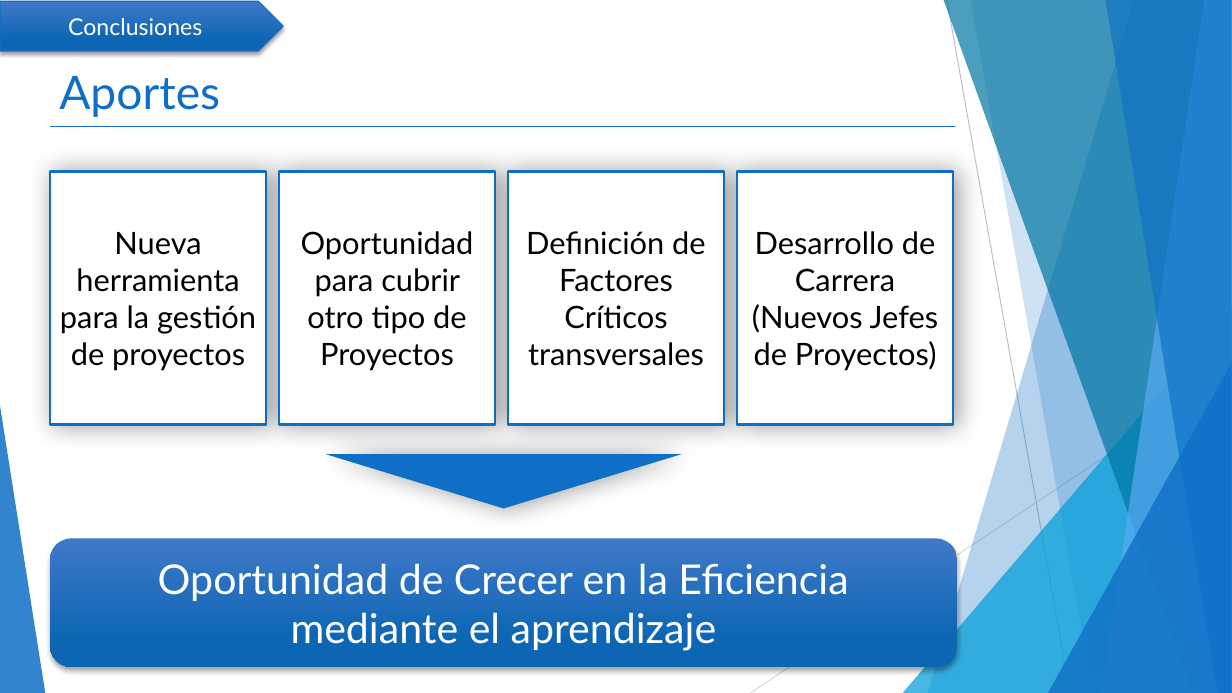
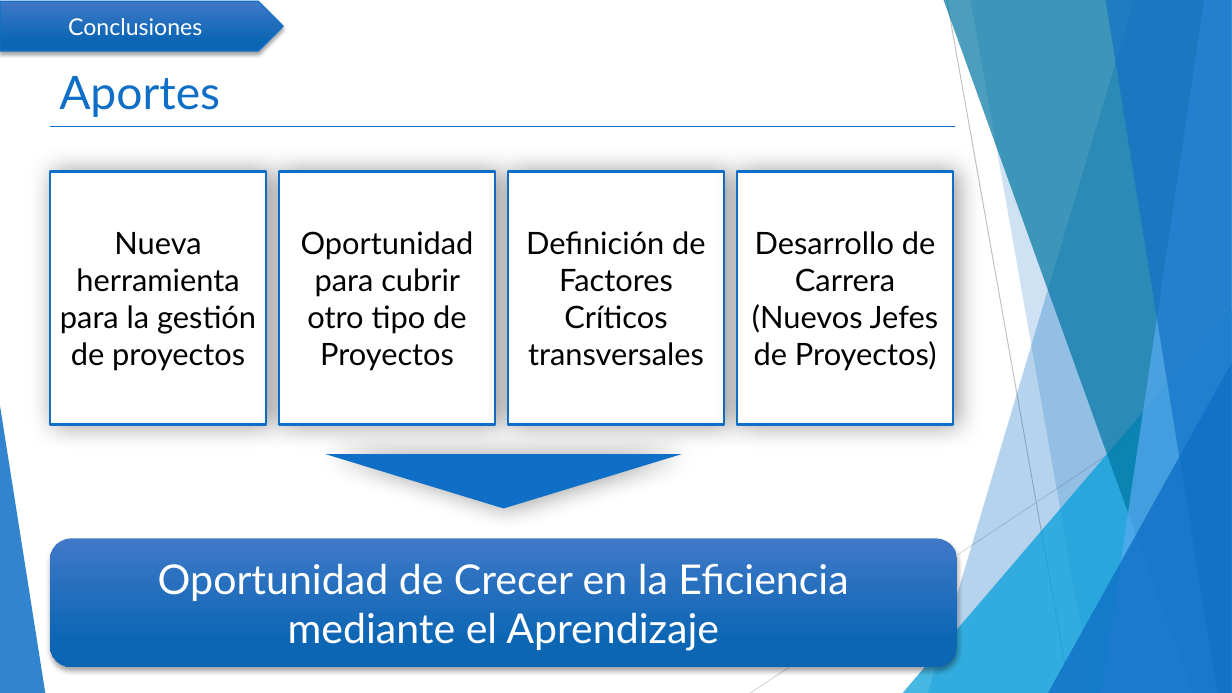
Before and after one commit to mcamara75/tituloUnap, a slide deck: slide 18 of 2018/TT IQQ 2018 Camara y Garay.pptx (slide 17 before the commit). Drawn at 1232x693 pixels with LibreOffice and Linux fonts; fonts in the diff are those of the drawing. Boxes give left, top, right and bottom in pixels: in the first picture for what was removed or moved away, otherwise in the second. Text is boxed around its words. In the diff, an @@ line names an element or a change of style, - is before the commit and + after.

```diff
--- a/2018/TT IQQ 2018 Camara y Garay.pptx
+++ b/2018/TT IQQ 2018 Camara y Garay.pptx
@@ text in rounded rectangle at <box>288,612,719,651</box>: text changed @@
-mediante el aprendizaje
+mediante el Aprendizaje
```
Also in this commit, not shown: 1 other slide changed, 1 slide added.
